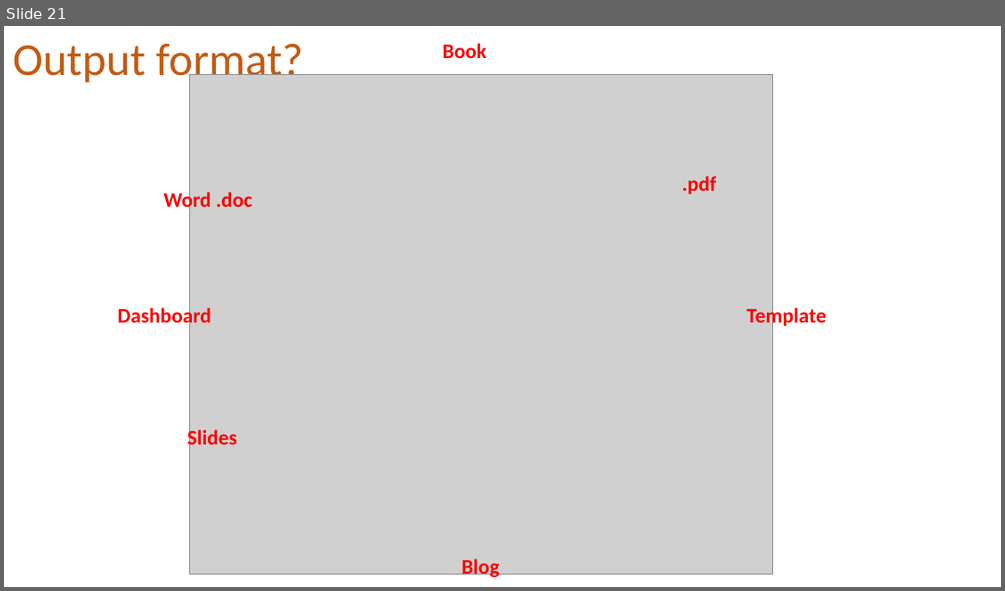
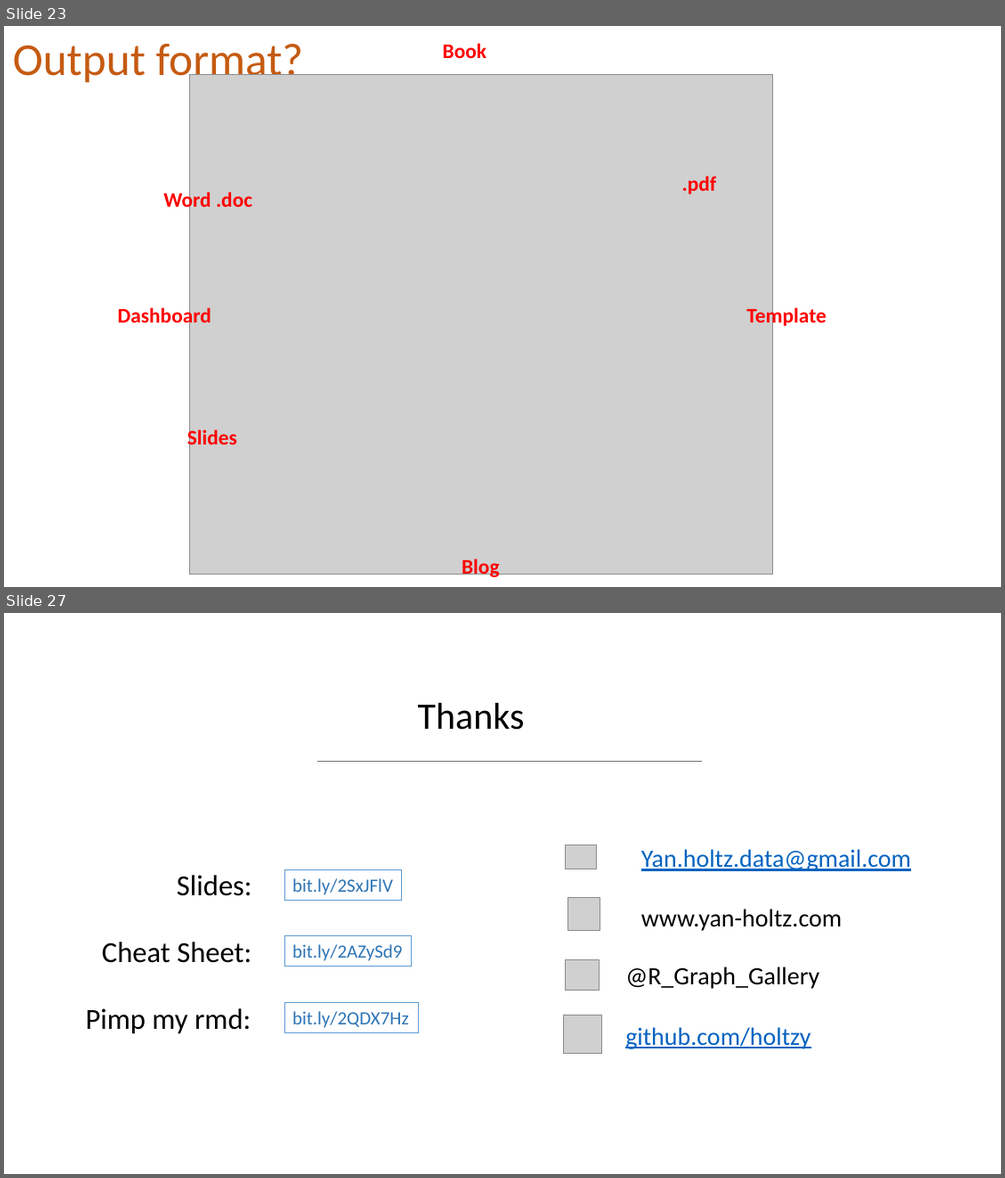
Before and after one commit to holtzy/Talk, a slide deck: 2018/Introduction_to_Rmarkdown.pptx. Shown one above the other, each under a label of ours: slide 21 before the commit, slides 23 and 27 after it; the slides between them are not shown. The pictures are 1005x591 and 1005x1178 pixels, drawn with LibreOffice and Linux fonts; fonts in the diff are those of the drawing; grey boxes stand for pictures; background and template pictures are left out. Boxes give left, top, right and bottom in pixels: in the first picture for what was removed or moved away, otherwise in the second. Text is boxed around its words. In the diff, an @@ line names an element or a change of style, - is before the commit and + after.

```diff
--- a/2018/Introduction_to_Rmarkdown.pptx
+++ b/2018/Introduction_to_Rmarkdown.pptx
@@ slide 27 added at (4,613,1001,1174), background picture (left out) @@
@@ text added at (418,703,525,730), 36 pt, text #000000 @@
+Thanks
@@ line added from (318, 761) to (703, 761), #767171 0.5 pt @@
@@ picture added at (566,845,596,869) @@
@@ text added at (641,849,911,931), 24 pt, text #0563C1, underline @@
+Yan.holtz.data@gmail.com
+www.yan-holtz.com
@@ text added at (177,875,252,896), 28 pt, text #000000 @@
+Slides:
@@ rectangle added at (285,869,402,900), outline #5B9BD5 0.75 pt, 18 pt, text #2E75B6 @@
+bit.ly/2SxJFlV
@@ picture added at (568,897,600,930) @@
@@ text added at (102,941,251,963), 28 pt, text #000000 @@
+Cheat Sheet:
@@ rectangle added at (285,936,412,966), outline #5B9BD5 0.75 pt, 18 pt, text #2E75B6 @@
+bit.ly/2AZySd9
@@ picture added at (566,960,599,989) @@
@@ text added at (625,966,819,1049), 24 pt, text #0563C1, underline @@
+@R_Graph_Gallery
+github.com/holtzy
@@ text added at (86,1008,251,1034), 28 pt, text #000000 @@
+Pimp my rmd:
@@ rectangle added at (285,1003,418,1032), outline #5B9BD5 0.75 pt, 18 pt, text #2E75B6 @@
+bit.ly/2QDX7Hz
@@ picture added at (564,1015,602,1054) @@
@@ what was slide 21 is now slide 23 @@
```
Also in this commit, not shown: 5 slides changed, 4 other slides added, 1 slide removed.
